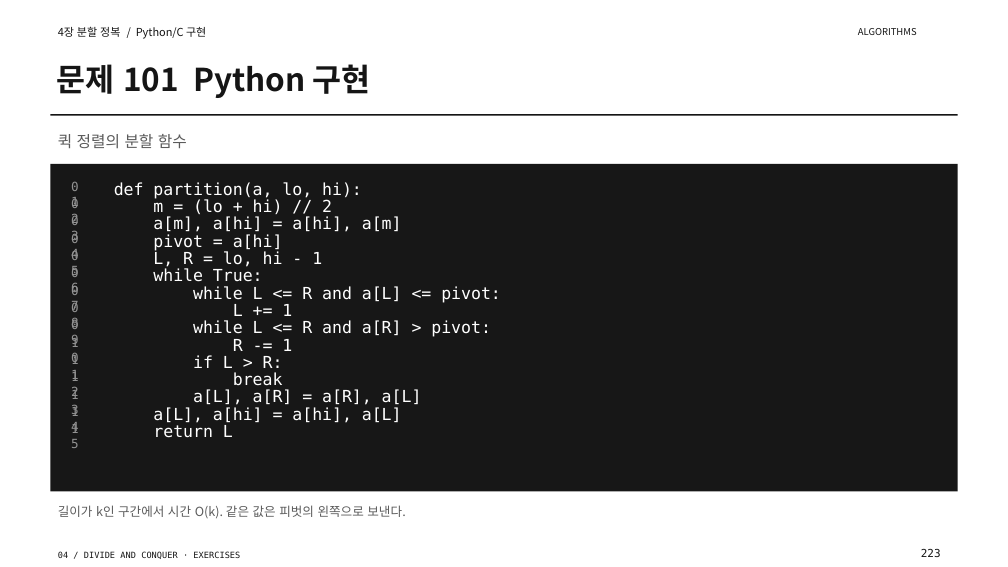
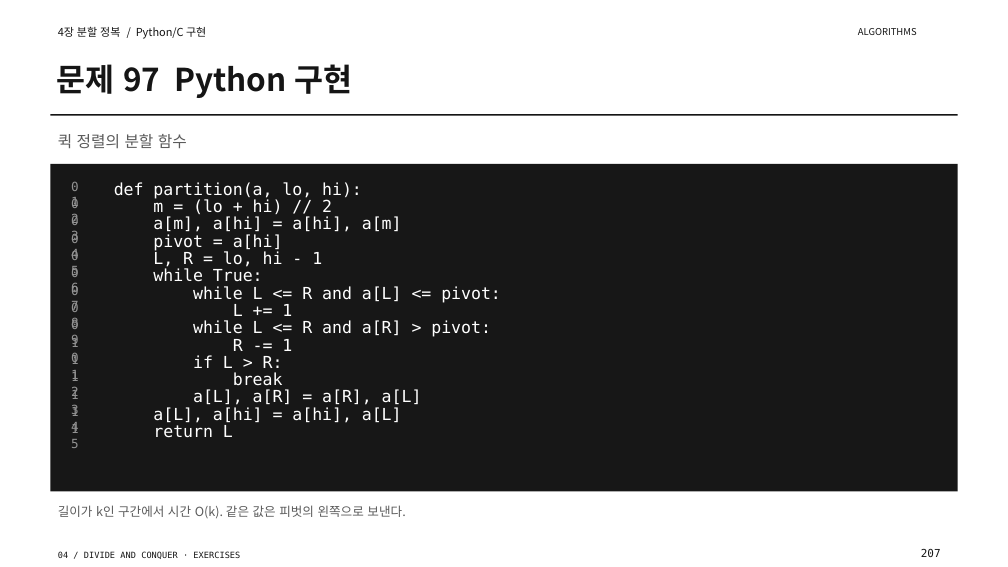
Before and after one commit to Sangdon-Park/Sangdon-Park.github.io, a slide deck: slide 207 of data/알고리즘/4장_연습문제_100문항_수업용.pptx (slide 223 before the commit). Drawn at 1008x567 pixels with LibreOffice and Linux fonts; fonts in the diff are those of the drawing. Boxes give left, top, right and bottom in pixels: in the first picture for what was removed or moved away, otherwise in the second. Text is boxed around its words. In the diff, an @@ line names an element or a change of style, - is before the commit and + after.

```diff
--- a/data/알고리즘/4장_연습문제_100문항_수업용.pptx
+++ b/data/알고리즘/4장_연습문제_100문항_수업용.pptx
@@ text at bbox=[56, 64, 352, 98]: text changed @@
-문제 101 Python 구현
+문제 97 Python 구현
@@ text at bbox=[921, 549, 941, 557]: text changed @@
-223
+207
```
Also in this commit, not shown: 17 other slides changed, 28 slides added, 36 slides removed, 15 other files.
